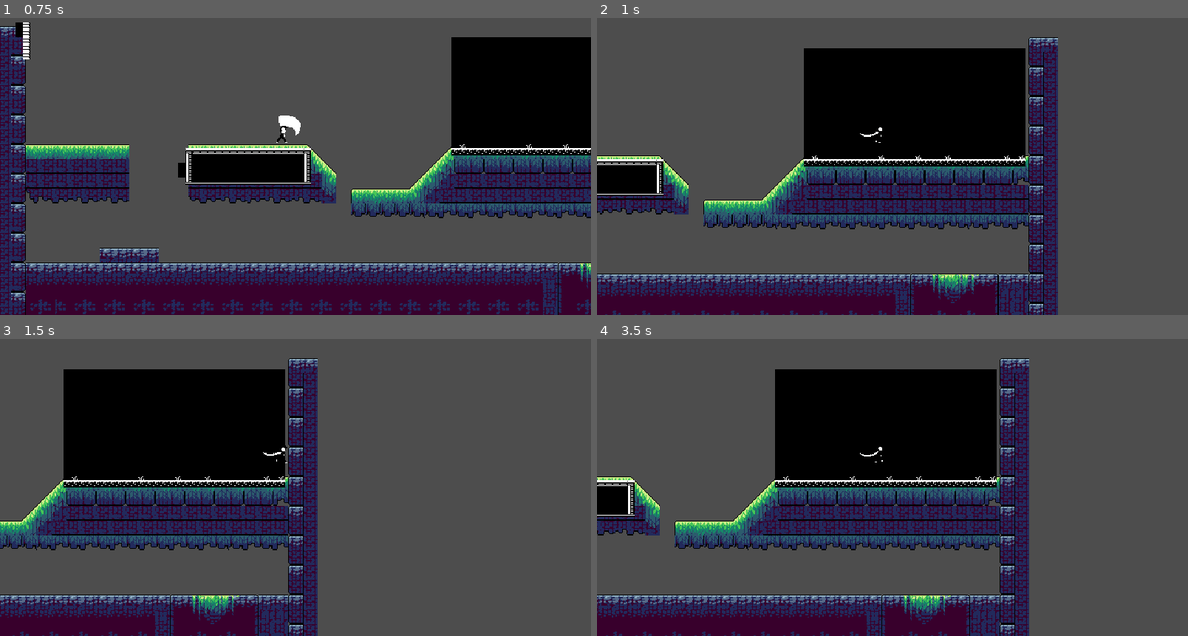
Above: before the commit, frames 1-4 (two rows, left to right).
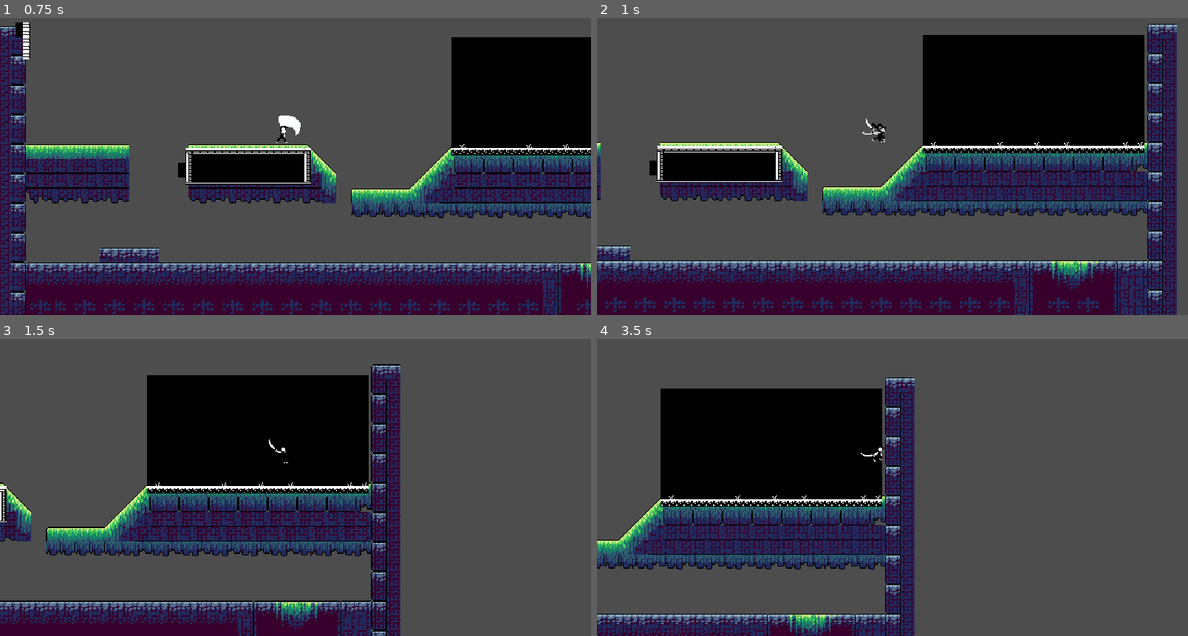
Above: after the commit, the same moments.

Repository: MaybeAnAdult/PioInteractiveGame1
Game: Godot game, scene res://node_2d.tscn
Same seed, same stepped clock (60 frames per second), same inputs: the game is played once before the commit and once after it.
Inputs (mouse positions are in pixels of both pictures, inside the frame that each line leads up to):
- Up to frame 1 (0.75 s): tap Enter at 0.5 s; move the mouse to (425, 130) at 0.52 s; hold Right (move_right) from 0.53 s (still down); tap A (attack) at 0.6 s
- Up to frame 2 (1 s): keep holding Right (move_right); tap Space (jump) at 0.77 s; tap D (dash) at 0.8 s
- Up to frame 3 (1.5 s): keep holding Right (move_right); tap Space (jump) at 1.07 s; move the mouse to (177, 487) at 1.27 s; tap D (dash) at 1.35 s
- Up to frame 4 (3.5 s): tap Space (jump) at 1.52, 1.55, 1.82, 2.1, 3.02, 3.32 s; move the mouse to (951, 395) at 2.02 s; release Right (move_right) at 2.03 s; hold Left (move_left) 2.03-2.78 s; tap A (attack) at 2.3, 2.85 s; move the mouse to (862, 535) at 2.77 s; hold Right (move_right) from 2.78 s (still down); tap D (dash) at 3.05 s

Frame 1 is identical in both runs. In frame 2, 53% of the frame differs, in the area x 0-99%, y 1-100%; in frame 3, 34%; in frame 4, 44%.

Commit message:
Dash and Jump changes
dash has an animation and is normalized

Diff:
--- a/pio-interactive-game-1-placeholder/Scripts/animate.gd
+++ b/pio-interactive-game-1-placeholder/Scripts/animate.gd
@@ -3,6 +3,8 @@
 
 @export_subgroup("Nodes")
 @export var sprite: AnimatedSprite2D
+@export_subgroup("Dash Reference")  #drag Dash node here for clean access
+@export var dash_component: DashComponent
 
 func handle_horizontal_flip(move_direction: float) -> void:
 	if move_direction > 0:
@@ -10,28 +12,35 @@
 	elif move_direction < 0:
 		sprite.flip_h = true
 
+
 func update_animation(move_direction: float, is_jumping: bool, is_falling: bool):
 	# Always flip based on direction (even during attacks)
 	handle_horizontal_flip(move_direction)
 
-	# HIGHEST PRIORITY: Attack animations (only block if actively playing)
+# HIGHEST PRIORITY: Dash (new!)
+	if dash_component and dash_component.is_currently_dashing():
+		if sprite.animation != "dash":
+			sprite.play("dash")
+		return
+
+	# HIGH PRIORITY: Attacks (don't interrupt)
 	if sprite.is_playing() and sprite.animation in ["attack1", "attack2", "attack3", "crouch_attack"]:
-		return  # Don't interrupt a playing attack
+		return
 
 	# Jump
 	if is_jumping:
 		sprite.play("jump")
 		return
 
+	# Fall
 	if is_falling:
 		sprite.play("fall")
 		return
 
-	# Crouch on ground
-	var is_crouching = Input.is_action_pressed("move_down") and not is_falling and not is_jumping
+	# Crouch (ground + down input)
+	var is_crouching = Input.is_action_pressed("move_down") and get_parent().is_on_floor()
 	if is_crouching:
-		if sprite.animation != "crouch":
-			sprite.play("crouch")
+		sprite.play("crouch")
 		return
 
 	# Ground movement
--- a/pio-interactive-game-1-placeholder/Scripts/attack.gd
+++ b/pio-interactive-game-1-placeholder/Scripts/attack.gd
@@ -2,42 +2,46 @@
 extends Node
 
 @export_group("Combo Settings")
-@export var combo_reset_time: float = 1.2      # Longer than any attack animation
-@export var combo_buffer_time: float = 0.15    # Grace period after attack to chain
-@export var attack_cooldown: float = 0.2       # Minimum time between attack starts
+@export var combo_reset_time: float = 1.2
+@export var combo_buffer_time: float = 0.15
+@export var attack_cooldown: float = 0.2
+@export var hitbox_node: Area2D
+@export_group("Hitbox")
+@export var attack_hitbox: Area2D              # Drag AttackHitbox here!
+@export var damage_amount: int = 25            # Damage per hit
+@export var knockback_force: float = 400.0     # Push enemies away
+@export var hitstop_duration: float = 0.08     # Screen freeze on hit (metroidvania polish)
 
-var current_combo: int = 0                      # 1-3
+var current_combo: int = 0
 var last_attack_time: float = 0.0
 var next_attack_queued: bool = false
 var combo_buffer_timer: float = 0.0
+var hit_objects: Array[Node2D] = []            # Track hit enemies (no double-hits)
 
 @onready var sprite: AnimatedSprite2D = $"../AnimatedSprite2D"
-@onready var animation_component: AnimationComponent = $"../animate"
 
 func _ready():
-	sprite.connect("animation_finished", Callable(self, "_on_animation_finished"))
+	sprite.animation_finished.connect(_on_animation_finished)
+	if attack_hitbox:
+		attack_hitbox.body_entered.connect(_on_hitbox_body_entered)
 
 func handle_attack(want_to_attack: bool, delta: float) -> void:
-	# Update timers
 	last_attack_time += delta
 	combo_buffer_timer -= delta
 
-	# Only reset combo if NOT currently playing an attack animation
-	var is_attacking = sprite.is_playing() and sprite.animation in ["attack1", "attack2", "attack3"]
+	var is_attacking = sprite.is_playing() and sprite.animation.begins_with("attack")
 	if not is_attacking and last_attack_time > combo_reset_time and current_combo != 0:
 		current_combo = 0
 		next_attack_queued = false
 		combo_buffer_timer = 0.0
+		_deactivate_hitbox()  # Clean up
 
 	if want_to_attack:
-		# Case 1: Currently playing an attack → queue next if possible
 		if is_attacking and current_combo < 3:
 			next_attack_queued = true
-		# Case 2: Within buffer window after attack finished → continue combo
 		elif combo_buffer_timer > 0 and current_combo < 3:
 			start_attack(current_combo + 1)
 			combo_buffer_timer = 0.0
-		# Case 3: Idle, ready to start new combo
 		elif not is_attacking and last_attack_time >= attack_cooldown:
 			start_attack(1)
 
@@ -47,13 +51,45 @@
 	sprite.play(anim_name)
 	last_attack_time = 0.0
 	combo_buffer_timer = 0.0
+	hit_objects.clear()  # Reset hits for this attack
+	_activate_hitbox()   # Enable hitbox
+
+func _activate_hitbox() -> void:
+	if attack_hitbox:
+		attack_hitbox.monitoring = true
+
+func _deactivate_hitbox() -> void:
+	if attack_hitbox:
+		attack_hitbox.monitoring = false
+		hit_objects.clear()
 
 func _on_animation_finished():
 	var anim = sprite.animation
-	if anim in ["attack1", "attack2", "attack3"]:
+	if anim.begins_with("attack"):
 		if next_attack_queued and current_combo < 3:
 			next_attack_queued = false
 			start_attack(current_combo + 1)
 		else:
-			# Start buffer window for chaining
 			combo_buffer_timer = combo_buffer_time
+			_deactivate_hitbox()
+
+func _on_hitbox_body_entered(body: Node2D) -> void:
+	if body.has_method("take_damage"):  # Enemy has Damageable script
+		if body in hit_objects: return  # Already hit this attack
+
+		hit_objects.append(body)
+		body.take_damage(damage_amount, get_knockback_direction(body))
+
+		# Hitstop (screen freeze polish)
+		_apply_hitstop(hitstop_duration)
+
+func get_knockback_direction(enemy: Node2D) -> Vector2:
+	var player_pos = get_parent().global_position
+	var enemy_pos = enemy.global_position
+	return (enemy_pos - player_pos).normalized()
+
+func _apply_hitstop(duration: float) -> void:
+	# Simple screen freeze: tween time_scale
+	var tween = create_tween()
+	tween.tween_property(Engine, "time_scale", 0.01, 0.01)  # Instant freeze
+	tween.tween_property(Engine, "time_scale", 1.0, duration - 0.01)
--- a/pio-interactive-game-1-placeholder/Scripts/dash.gd
+++ b/pio-interactive-game-1-placeholder/Scripts/dash.gd
@@ -2,59 +2,110 @@
 extends Node
 
 @export_subgroup("Dash Settings")
-@export var dash_speed_horizontal: float = 1400.0   # Strong horizontal traversal
-@export var dash_speed_vertical: float = 400.0      # Nerfed vertical (prevents moon jumps)
-@export var max_dashes: int = 1                     # Air dashes before ground reset
-@export var dash_duration: float = 0.15             # Burst "lock" time (ignores other inputs)
-@export var dash_cooldown: float = 0.6              # Recharge time
-@export var disable_gravity_during_dash: bool = true # Toggle for gravity shutdown (checked by gravity.gd)
+@export var dash_distance: float = 700.0
+@export var dash_speed_horizontal: float = 700.0
+@export var dash_speed_vertical: float = 600.0
+@export var max_dashes: int = 1
+@export var dash_duration: float = 0.15
+@export var dash_cooldown: float = 0.6
+@export var disable_gravity_during_dash: bool = true
+
+@export_subgroup("Afterimage Settings")
+@export var afterimage_interval: float = 0.07      # How often to spawn a ghost (smaller = denser)
+@export var afterimage_fade_time: float = 0.35     # How long each ghost takes to fade
+@export var afterimage_opacity: float = 0.7        # Starting alpha of each ghost
 
 var dashes_available: int = 1
 var cooldown_timer: float = 0.0
 var dash_duration_timer: float = 0.0
-var is_dashing: bool = false                        # Public: movement/gravity/animate check this!
+var afterimage_timer: float = 0.0
+var is_dashing: bool = false
 
-func handle_dash(body: CharacterBody2D, want_to_dash: bool, direction: Vector2, sprite: AnimatedSprite2D, delta: float) -> void:
-	# Countdown cooldown
+@onready var sprite: AnimatedSprite2D = $"../AnimatedSprite2D"
+
+func _ready() -> void:
+	if not sprite:
+		push_error("AnimatedSprite2D not found at ../AnimatedSprite2D!")
+
+
+func handle_dash(body: CharacterBody2D, want_to_dash: bool, direction: Vector2, sprite_ref: AnimatedSprite2D, delta: float) -> void:
+	# Cooldown countdown
 	if cooldown_timer > 0:
 		cooldown_timer -= delta
 
-	# Manage ongoing dash
+	# Dash in progress
 	if is_dashing:
 		dash_duration_timer -= delta
+		afterimage_timer -= delta
+
+		# Spawn afterimages during dash
+		if afterimage_timer <= 0:
+			_spawn_afterimage()
+			afterimage_timer = afterimage_interval
+
+		# End dash
 		if dash_duration_timer <= 0:
 			is_dashing = false
-			# Optional polish: dampen residual upward momentum
-			# if body.velocity.y < 0:
-			#     body.velocity.y *= 0.5
-		return  # Ignore inputs during dash
+			afterimage_timer = 0.0  # stop spawning
+
+		return  # Ignore input during dash
 
 	# Start new dash
 	if want_to_dash and cooldown_timer <= 0 and dashes_available > 0:
-		var dash_dir = direction
+		var dash_dir := direction
+
+		# Default to facing direction if no input
 		if dash_dir == Vector2.ZERO:
-			# Default to facing direction
 			dash_dir = Vector2.RIGHT if not sprite.flip_h else Vector2.LEFT
 		else:
 			dash_dir = dash_dir.normalized()
 
-		# Scale speed: horizontal strong, vertical controlled
-		var effective_speed = dash_speed_horizontal
-		if abs(dash_dir.y) > abs(dash_dir.x):  # Pure/mostly vertical
-			effective_speed = dash_speed_vertical
+		# Choose speed
+		var speed := dash_speed_horizontal
+		if abs(dash_dir.y) > abs(dash_dir.x):
+			speed = dash_speed_vertical
 
-		# Apply clean velocity burst
-		body.velocity = dash_dir * effective_speed
+		# Apply burst
+		body.velocity = dash_dir * speed
 
-		# Lock in
+		# Activate
 		is_dashing = true
 		dash_duration_timer = dash_duration
 		cooldown_timer = dash_cooldown
 		dashes_available -= 1
 
+		# Prepare afterimages
+		afterimage_timer = 0.0  # spawn first one very soon
+
+
+func _spawn_afterimage() -> void:
+	if not sprite:
+		return
+
+	var ghost = AnimatedSprite2D.new()
+	ghost.sprite_frames = sprite.sprite_frames
+	ghost.animation = sprite.animation
+	ghost.frame = sprite.frame
+	ghost.flip_h = sprite.flip_h
+	ghost.flip_v = sprite.flip_v
+
+	# Spawn as child of the AnimatedSprite2D → perfect local alignment, no offset
+	sprite.add_child(ghost)
+
+	# Optional: tiny random offset for more organic look (comment out if you want perfect overlap)
+	# ghost.position += Vector2(randf_range(-3, 3), randf_range(-3, 3))
+
+	ghost.modulate.a = afterimage_opacity
+
+	# Fade out and remove
+	var tween = create_tween()
+	tween.tween_property(ghost, "modulate:a", 0.0, afterimage_fade_time)
+	tween.tween_callback(ghost.queue_free)
+
+
 func reset_dashes() -> void:
 	dashes_available = max_dashes
 
-# Public getter (use if you prefer over direct is_dashing access)
+
 func is_currently_dashing() -> bool:
 	return is_dashing
--- a/pio-interactive-game-1-placeholder/Scripts/gravity.gd
+++ b/pio-interactive-game-1-placeholder/Scripts/gravity.gd
@@ -9,7 +9,14 @@
 var is_falling: bool = false
 
 func handle_gravity(body: CharacterBody2D, delta: float) -> void:
-	var dash = get_parent().get_node("dash") as DashComponent
-	if dash and dash.is_dashing and dash.disable_gravity_during_dash:
+	print("gravity called | is_dashing = ", dash_component.is_dashing if dash_component else "null dash ref")
+
+	if dash_component and dash_component.is_dashing and dash_component.disable_gravity_during_dash:
 		is_falling = false
-		return  # Gravity OFF during dash
+		print("→ gravity SKIPPED")
+		return
+
+	print("→ gravity APPLIED")
+	if not body.is_on_floor():
+		body.velocity.y += gravity * delta
+	is_falling = body.velocity.y > 0 and not body.is_on_floor()
--- a/pio-interactive-game-1-placeholder/Scripts/jump.gd
+++ b/pio-interactive-game-1-placeholder/Scripts/jump.gd
@@ -1,33 +1,62 @@
 class_name JumpComponent
 extends Node
 
+@export_subgroup("Jump Settings")
+@export var jump_velocity: float = -350.0
+@export var jump_buffer_time: float = 0.1
+@export var coyote_time: float = 0.1
+@export var double_jump_grace_time: float = 0.2  # Brief window after first jump to double
+@export var max_jumps: int = 2                  # 1 = normal, 2 = double jump
 
-@export_subgroup("Settings")
-@export var jump_velocity: float = -350.0
-@export var jump_buffer_time := 0.1
-@export var coyote_time := 0.5
-var jump_buffer_counter := 0.0
-var coyote_timer := 0.0
+@export_subgroup("Polish")
+@export var double_jump_particles: GPUParticles2D  # Drag particles node here (optional)
+@export var double_jump_sfx: AudioStreamPlayer2D   # Higher pitch SFX (optional)
+
+var jump_buffer_counter: float = 0.0
+var coyote_timer: float = 0.0
+var jumps_used: int = 0
+var double_jump_grace_timer: float = 0.0
 var is_jumping: bool = false
 
-
 func handle_jump(body: CharacterBody2D, want_to_jump: bool, delta: float) -> void:
-# Handle coyote timer
+	# Coyote time (ground grace)
 	if body.is_on_floor():
 		coyote_timer = coyote_time
+		jumps_used = 0  # ← Reset double jump on ground
 	else:
 		coyote_timer -= delta
 
-# Handle jump buffer
+	# Jump buffer
 	if want_to_jump:
 		jump_buffer_counter = jump_buffer_time
 	else:
 		jump_buffer_counter -= delta
 
-# Jump with buffer and coyote time
-	if jump_buffer_counter > 0 and coyote_timer > 0:
+	# Double jump grace (post-first-jump window)
+	if double_jump_grace_timer > 0:
+		double_jump_grace_timer -= delta
+
+	# Perform jump
+	var can_jump = jump_buffer_counter > 0 and (coyote_timer > 0 or jumps_used < max_jumps)
+	if can_jump:
 		body.velocity.y = jump_velocity
 		jump_buffer_counter = 0
 		coyote_timer = 0
+		jumps_used += 1
+
+		# Double jump SFX/polish (only if not first jump)
+		if jumps_used > 1:
+			_play_double_jump_fx()
+
+		# Grace timer for smooth double jump timing
+		if jumps_used == 1:
+			double_jump_grace_timer = double_jump_grace_time
 
 	is_jumping = body.velocity.y < 0 and not body.is_on_floor()
+
+func _play_double_jump_fx() -> void:
+	if double_jump_sfx:
+		double_jump_sfx.play()
+	if double_jump_particles:
+		double_jump_particles.restart()
+		double_jump_particles.emitting = true
--- a/pio-interactive-game-1-placeholder/Scripts/playercomponent.gd
+++ b/pio-interactive-game-1-placeholder/Scripts/playercomponent.gd
@@ -14,6 +14,9 @@
 	gravity_component.handle_gravity(self, delta)
 	movement_component.handle_horizontal_movement(self, input_component.get_horizontal())
 	jump_component.handle_jump(self, input_component.get_jump_input(), delta)
+	# Variable jump height (release jump early = shorter jump)
+	if Input.is_action_just_released("jump") and jump_component.is_jumping:
+		velocity.y *= 0.5  # Cut ascent (tune 0.4–0.6)
 	attack_component.handle_attack(input_component.get_attack_input(), delta)
 # Get dash input and direction
 	var want_dash = input_component.get_dash_input()
--- a/pio-interactive-game-1-placeholder/playercomponent.tscn
+++ b/pio-interactive-game-1-placeholder/playercomponent.tscn
@@ -312,7 +312,7 @@
 }],
 "loop": false,
 "name": &"attack3",
-"speed": 10.0
+"speed": 5.0
 }, {
 "frames": [{
 "duration": 1.0,
@@ -361,7 +361,7 @@
 "duration": 1.0,
 "texture": SubResource("AtlasTexture_tq12s")
 }],
-"loop": true,
+"loop": false,
 "name": &"dash",
 "speed": 5.0
 }, {
@@ -504,7 +504,7 @@
 
 [node name="AttackHitbox" type="Area2D" parent="Player" unique_id=1638717220]
 
-[node name="CollisionShape2D" type="CollisionShape2D" parent="Player/AttackHitbox" unique_id=1505766950]
+[node name="hitboxshape" type="CollisionShape2D" parent="Player/AttackHitbox" unique_id=1505766950]
 z_index = 1
 position = Vector2(17.25, 2)
 shape = SubResource("RectangleShape2D_esyyk")
@@ -515,37 +515,41 @@
 
 [node name="AnimatedSprite2D" type="AnimatedSprite2D" parent="Player" unique_id=1911977380]
 sprite_frames = SubResource("SpriteFrames_wi0c6")
-animation = &"dash"
+animation = &"attack2"
+frame = 1
 
 [node name="AnimationPlayer" type="AnimationPlayer" parent="Player/AnimatedSprite2D" unique_id=1997337101]
 root_node = NodePath("../../..")
 libraries/ = SubResource("AnimationLibrary_kne1u")
-
-[node name="gravity" type="Node" parent="Player" unique_id=259109108]
-script = ExtResource("8_uylte")
-
-[node name="input" type="Node" parent="Player" unique_id=320302200]
-script = ExtResource("9_3sma5")
-
-[node name="jump" type="Node" parent="Player" unique_id=1055137108]
-script = ExtResource("10_mr4rg")
-
-[node name="movement" type="Node" parent="Player" unique_id=1167663895]
-script = ExtResource("11_sb71o")
-
-[node name="animate" type="Node" parent="Player" unique_id=1180928118 node_paths=PackedStringArray("sprite")]
-script = ExtResource("12_1v1y8")
-sprite = NodePath("../AnimatedSprite2D")
-
-[node name="dash" type="Node" parent="Player" unique_id=1417286952]
-script = ExtResource("13_tfb15")
-
-[node name="attack" type="Node" parent="Player" unique_id=1741045720]
-script = ExtResource("14_dinke")
 
 [node name="Camera2D" type="Camera2D" parent="Player" unique_id=1963275285]
 position = Vector2(15, 21)
 limit_left = -10000002
 limit_smoothed = true
 
+[node name="gravity" type="Node" parent="Player" unique_id=259109108]
+script = ExtResource("8_uylte")
+
+[node name="input" type="Node" parent="Player" unique_id=320302200]
+script = ExtResource("9_3sma5")
+
+[node name="jump" type="Node" parent="Player" unique_id=1055137108]
+script = ExtResource("10_mr4rg")
+
+[node name="movement" type="Node" parent="Player" unique_id=1167663895]
+script = ExtResource("11_sb71o")
+
+[node name="animate" type="Node" parent="Player" unique_id=1180928118 node_paths=PackedStringArray("sprite", "dash_component")]
+script = ExtResource("12_1v1y8")
+sprite = NodePath("../AnimatedSprite2D")
+dash_component = NodePath("../dash")
+
+[node name="dash" type="Node" parent="Player" unique_id=1417286952]
+script = ExtResource("13_tfb15")
+
+[node name="attack" type="Node" parent="Player" unique_id=1741045720 node_paths=PackedStringArray("hitbox_node", "attack_hitbox")]
+script = ExtResource("14_dinke")
+hitbox_node = NodePath("../AttackHitbox")
+attack_hitbox = NodePath("../AttackHitbox")
+
 [connection signal="animation_finished" from="Player/AnimatedSprite2D" to="Player" method="_on_animated_sprite_2d_animation_finished"]
--- a/pio-interactive-game-1-placeholder/project.godot
+++ b/pio-interactive-game-1-placeholder/project.godot
@@ -22,6 +22,10 @@
 window/size/window_width_override=1280
 window/size/window_height_override=720
 window/stretch/mode="viewport"
+
+[editor_plugins]
+
+enabled=PackedStringArray("res://addons/trail_2d/plugin.cfg")
 
 [input]
 
--- /dev/null
+++ b/pio-interactive-game-1-placeholder/trail_2d.gd
@@ -0,0 +1,21 @@
+class_name Trail2D
+extends Line2D
+
+@export_category('Trail')
+@export var length : = 10
+
+@onready var parent : Node2D = get_parent()
+var offset : = Vector2.ZERO
+
+func _ready() -> void:
+	offset = position
+	top_level = true
+
+func _physics_process(_delta: float) -> void:
+	global_position = Vector2.ZERO
+
+	var point : = parent.global_position + offset
+	add_point(point, 0)
+
+	if get_point_count() > length:
+		remove_point(get_point_count() - 1)
Not shown, added: pio-interactive-game-1-placeholder/addons/trail_2d/icon.svg
Not shown, added: pio-interactive-game-1-placeholder/addons/trail_2d/icon.svg.import
Not shown, added: pio-interactive-game-1-placeholder/addons/trail_2d/plugin.cfg
Not shown, added: pio-interactive-game-1-placeholder/addons/trail_2d/test.tscn
Not shown, added: pio-interactive-game-1-placeholder/addons/trail_2d/trail_2d.gd
Not shown, added: pio-interactive-game-1-placeholder/addons/trail_2d/trail_2d.gd.uid
Not shown, added: pio-interactive-game-1-placeholder/addons/trail_2d/trail_2d_plugin.gd
Not shown, added: pio-interactive-game-1-placeholder/addons/trail_2d/trail_2d_plugin.gd.uid
Not shown, added: pio-interactive-game-1-placeholder/trail_2d.gd.uid
